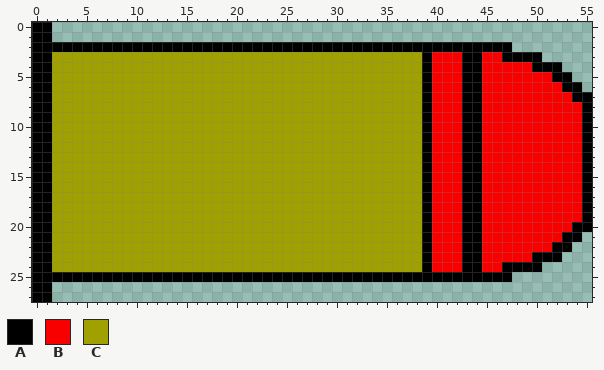
Pixel-art sprite -- Image/PlayerCursor01.png. Above, as it was before the edit.
The file is 56x28 pixels. Colours within 5 levels of each other are drawn and written as one.
Palette (. is transparent): A #000000  B #f90000  C #a0a000
Pixels before, first column x 0:
 0 AA......................................................
 1 AA......................................................
 2 AAAAAAAAAAAAAAAAAAAAAAAAAAAAAAAAAAAAAAAAAAAAAAAA........
 3 AACCCCCCCCCCCCCCCCCCCCCCCCCCCCCCCCCCCCCABBBAABBAAAA.....
 4 AACCCCCCCCCCCCCCCCCCCCCCCCCCCCCCCCCCCCCABBBAABBBBBAAA...
 5 AACCCCCCCCCCCCCCCCCCCCCCCCCCCCCCCCCCCCCABBBAABBBBBBBAA..
 6 AACCCCCCCCCCCCCCCCCCCCCCCCCCCCCCCCCCCCCABBBAABBBBBBBBAA.
 7 AACCCCCCCCCCCCCCCCCCCCCCCCCCCCCCCCCCCCCABBBAABBBBBBBBBAA
 8 AACCCCCCCCCCCCCCCCCCCCCCCCCCCCCCCCCCCCCABBBAABBBBBBBBBBA
 9 AACCCCCCCCCCCCCCCCCCCCCCCCCCCCCCCCCCCCCABBBAABBBBBBBBBBA
10 AACCCCCCCCCCCCCCCCCCCCCCCCCCCCCCCCCCCCCABBBAABBBBBBBBBBA
11 AACCCCCCCCCCCCCCCCCCCCCCCCCCCCCCCCCCCCCABBBAABBBBBBBBBBA
12 AACCCCCCCCCCCCCCCCCCCCCCCCCCCCCCCCCCCCCABBBAABBBBBBBBBBA
13 AACCCCCCCCCCCCCCCCCCCCCCCCCCCCCCCCCCCCCABBBAABBBBBBBBBBA
14 AACCCCCCCCCCCCCCCCCCCCCCCCCCCCCCCCCCCCCABBBAABBBBBBBBBBA
15 AACCCCCCCCCCCCCCCCCCCCCCCCCCCCCCCCCCCCCABBBAABBBBBBBBBBA
16 AACCCCCCCCCCCCCCCCCCCCCCCCCCCCCCCCCCCCCABBBAABBBBBBBBBBA
17 AACCCCCCCCCCCCCCCCCCCCCCCCCCCCCCCCCCCCCABBBAABBBBBBBBBBA
18 AACCCCCCCCCCCCCCCCCCCCCCCCCCCCCCCCCCCCCABBBAABBBBBBBBBBA
19 AACCCCCCCCCCCCCCCCCCCCCCCCCCCCCCCCCCCCCABBBAABBBBBBBBBBA
20 AACCCCCCCCCCCCCCCCCCCCCCCCCCCCCCCCCCCCCABBBAABBBBBBBBBAA
21 AACCCCCCCCCCCCCCCCCCCCCCCCCCCCCCCCCCCCCABBBAABBBBBBBBAA.
22 AACCCCCCCCCCCCCCCCCCCCCCCCCCCCCCCCCCCCCABBBAABBBBBBBAA..
23 AACCCCCCCCCCCCCCCCCCCCCCCCCCCCCCCCCCCCCABBBAABBBBBAAA...
24 AACCCCCCCCCCCCCCCCCCCCCCCCCCCCCCCCCCCCCABBBAABBAAAA.....
25 AAAAAAAAAAAAAAAAAAAAAAAAAAAAAAAAAAAAAAAAAAAAAAAA........
26 AA......................................................
27 AA......................................................
Now the later version:
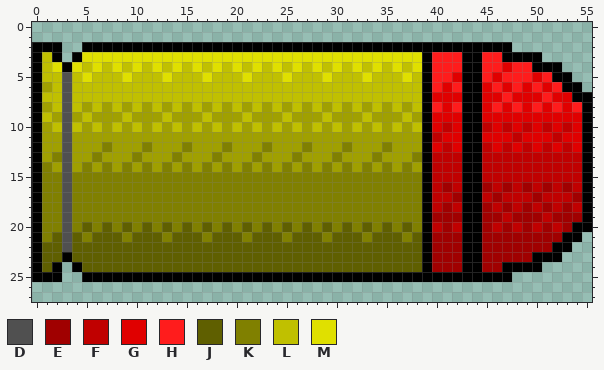
Colours new in this view: D #505050  E #a00000  F #c00000  G #e00000  H #ff1c1c  J #5f5f00  K #808000  L #c0c000  M #e0e000
Changes in this commit:
Changed rows in their new state; - is an unchanged pixel.
first column x 0:
 0 ..-----------------------------------------------------
 1 ..-----------------------------------------------------
 2 ---..--------------------------------------------------
 3 -LA.AMMMMMMMMMMMMMMMMMMMMMMMMMMMMMMMMMM-HHH--HH--------
 4 -LMAMLMLMLMLMLMLMLMLMLMLMLMLMLMLMLMLMLM-HHH--HHGHH-----
 5 -LLDLMLLLMLLLMLLLMLLLMLLLMLLLMLLLMLLLML-HHG--HGHHHGH---
 6 -CLDLLLLLLLLLLLLLLLLLLLLLLLLLLLLLLLLLLL-HGH--GHGHGHGH--
 7 -LLDLLLLLLLLLLLLLLLLLLLLLLLLLLLLLLLLLLL-GGG--GGHGGGHGG-
 8 -CLDL-L-L-L-L-L-L-L-L-L-L-L-L-L-L-L-L-L-HGH--GHGHGHGHGH
 9 -L-D-L---L---L---L---L---L---L---L---L--GGG--GGGGGGGGGG
10 -CLDL-L-L-L-L-L-L-L-L-L-L-L-L-L-L-L-L-L-GFG--FGFGFGFGFG
11 -C-D------------------------------------FGG--GGGFGGGFGG
12 -C-D---K---K---K---K---K---K---K---K----GFG--FGFGFGFGFG
13 -CKD--K---K---K---K---K---K---K---K---K-FFF--FFFFFFFFFF
14 -K-D-K-K-K-K-K-K-K-K-K-K-K-K-K-K-K-K-K--FFF--FFFFFFFFFF
15 -KKDKKKKKKKKKKKKKKKKKKKKKKKKKKKKKKKKKKK-FFF--FFFFFFFFFF
16 -KKDKKKKKKKKKKKKKKKKKKKKKKKKKKKKKKKKKKK-FEF--EFEFEFEFEF
17 -KKDKKKKKKKKKKKKKKKKKKKKKKKKKKKKKKKKKKK-FFE--FEFFFEFFFE
18 -KKDKKKKKKKKKKKKKKKKKKKKKKKKKKKKKKKKKKK-FEF--EFEFEFEFEF
19 -KKDKKKKKKKKKKKKKKKKKKKKKKKKKKKKKKKKKKK-EEE--EEFEEEFEEE
20 -KKDKJKJKJKJKJKJKJKJKJKJKJKJKJKJKJKJKJK-FEF--EFEFEFEFE-
21 -KJDJKJJJKJJJKJJJKJJJKJJJKJJJKJJJKJJJKJ-EEE--EEEEEEEE--
22 -JJDJJJJJJJJJJJJJJJJJJJJJJJJJJJJJJJJJJJ-EEE--EEEEEEE---
23 -JJAJJJJJJJJJJJJJJJJJJJJJJJJJJJJJJJJJJJ-EEE--EEEEE-----
24 -JA.AJJJJJJJJJJJJJJJJJJJJJJJJJJJJJJJJJJ-EEE--EE--------
25 ---..--------------------------------------------------
26 ..-----------------------------------------------------
27 ..-----------------------------------------------------
Where, in picture pixels (left, top, right, bottom), the same in both pictures:
changed: (32, 22, 582, 302)
